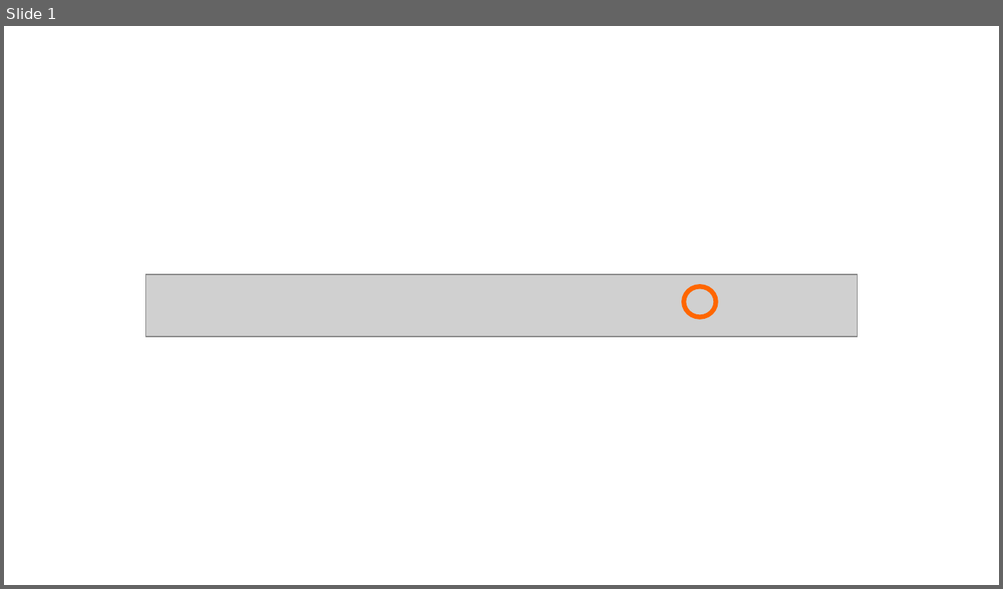
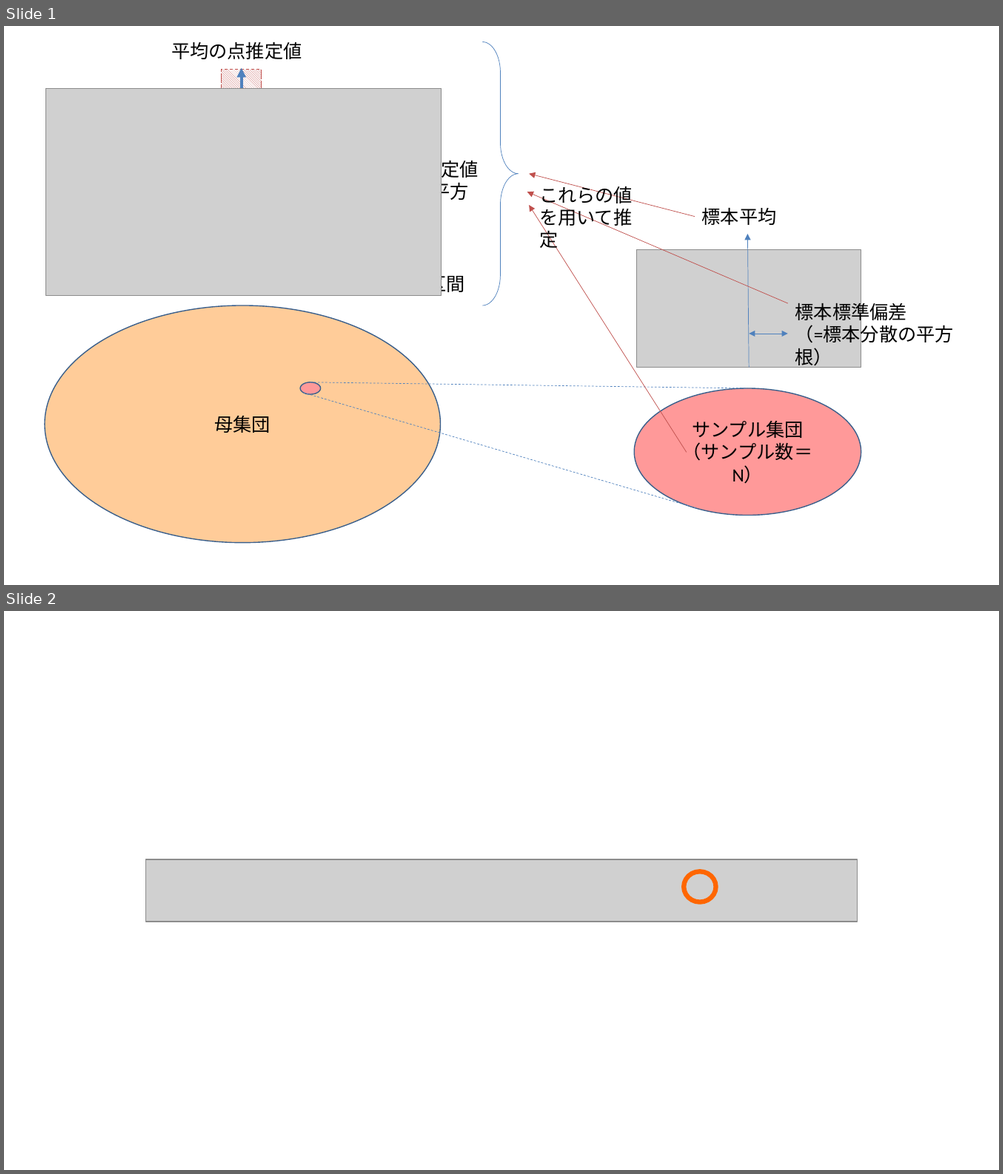
Before and after one commit to b-fujino/RLessonText, a slide deck: Img/AnovaModeling.pptx. Shown one above the other, each under a label of ours: slide 1 before the commit, slides 1 and 2 after it. The pictures are 1003x589 and 1003x1174 pixels, drawn with LibreOffice and Linux fonts; fonts in the diff are those of the drawing; grey boxes stand for pictures. Boxes give left, top, right and bottom in pixels: in the first picture for what was removed or moved away, otherwise in the second. Text is boxed around its words. In the diff, an @@ line names an element or a change of style, - is before the commit and + after.

```diff
--- a/Img/AnovaModeling.pptx
+++ b/Img/AnovaModeling.pptx
@@ slide 1 added at [4,26,999,585], background #FFFFFF @@
@@ text added at [171,42,301,59], 18 pt, text #000000 @@
+平均の点推定値
@@ right brace added at [482,42,518,306], outline #4F81BD 0.5 pt @@
@@ rectangle added at [221,69,261,105], fill pattern #C0504D on #FFFFFF, outline #C0504D 0.75 pt dashed @@
@@ line added from (221, 69) to (221, 106), #C0504D 0.5 pt dashed @@
@@ arrow added from (242, 295) to (242, 67), #4F81BD 3 pt @@
@@ line added from (261, 69) to (261, 106), #C0504D 0.5 pt dashed @@
@@ picture added at [45,89,441,296] @@
@@ text added at [310,157,478,203], 18 pt, text #000000 @@
+標準偏差の点推定値（=不偏分散の平方根）
@@ arrow added from (694, 217) to (529, 174), #C0504D 0.5 pt @@
@@ arrow added from (788, 304) to (527, 192), #C0504D 0.5 pt @@
@@ text added at [539,183,632,229], 18 pt, text #000000 @@
+これらの値を用いて推定
@@ arrow added from (686, 453) to (529, 205), #C0504D 0.5 pt @@
@@ text added at [702,207,777,225], 18 pt, text #000000 @@
+標本平均
@@ arrow added from (748, 368) to (747, 234), #4F81BD 0.5 pt @@
@@ picture added at [637,250,861,368] @@
@@ text added at [297,272,465,295], 18 pt, text #000000 @@
+標準偏差の信頼区間
@@ ellipse added at [45,306,441,543], fill #FFCC99, outline #3A5F8C 1 pt, 18 pt, text #000000 @@
+母集団
@@ text added at [795,301,953,346], 18 pt, text #000000 @@
+標本標準偏差
+（=標本分散の平方根）
@@ double arrow added from (748, 334) to (788, 334), #4F81BD 0.5 pt @@
@@ ellipse added at [300,383,320,395], fill #FF9999, outline #3A5F8C 1 pt @@
@@ line added from (303, 393) to (696, 508), #4F81BD 0.5 pt dashed @@
@@ line added from (310, 383) to (747, 389), #4F81BD 0.5 pt dashed @@
@@ ellipse added at [634,389,860,515], fill #FF9999, outline #3A5F8C 1 pt, 18 pt, text #000000 @@
+サンプル集団
+（サンプル数＝N）
@@ what was slide 1 is now slide 2 @@
```
Also in this commit, not shown: 15 slides changed, 7 other files.
